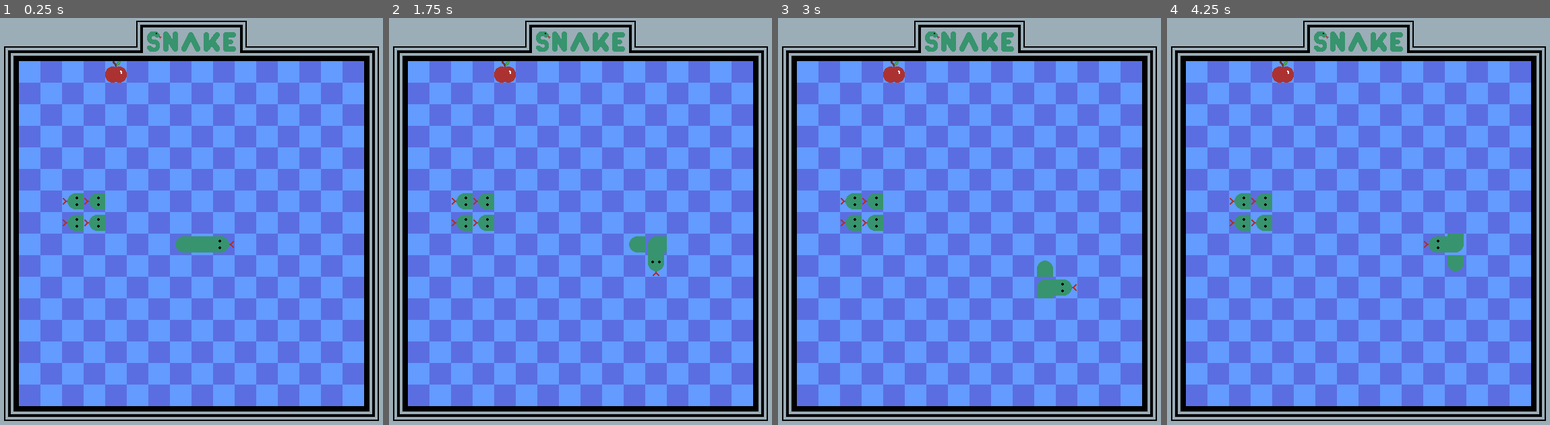
Above: before the commit, frames 1-4 (left to right).
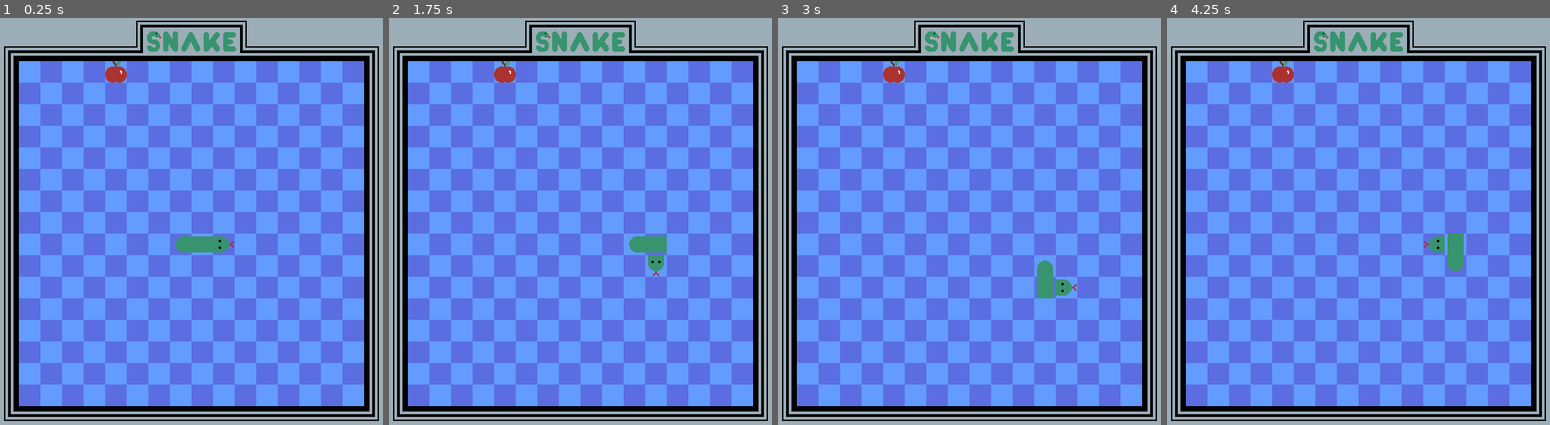
Above: after the commit, the same moments.

Repository: conor-wilson/snake
Game: Godot game, scene res://scenes/snake.tscn
The game is run twice, just before and just after one commit, with the same random seed, the same clock (stepped at 60 frames per second) and the same inputs.
Inputs:
- Up to frame 1 (0.25 s): no input
- Up to frame 2 (1.75 s): tap Enter at 0.5 s; hold Right (move_right) 0.53-1.28 s; hold Down (move_down) from 1.28 s (still down)
- Up to frame 3 (3 s): tap Space at 2 s; release Down (move_down) at 2.03 s; hold Right (move_right) 2.03-2.78 s; hold Up (move_up) from 2.78 s (still down)
- Up to frame 4 (4.25 s): tap Enter at 3.5 s; release Up (move_up) at 3.53 s; hold Left (move_left) from 3.53 s (still down)

The runs differ from the first frame. In frame 1, 0.6% of the frame differs, in the area x 16-28%, y 43-53%; in frame 2, 0.7%, in the area x 16-72%, y 43-59%; in frame 3, 0.7%; in frame 4, 0.7%.

Commit message:
Refactored SnakeTile type to be a class that just holds values, and refactored snakeTiles array to be of type Array[SnakeTile]

Diff:
--- a/scenes/snake.gd
+++ b/scenes/snake.gd
@@ -1,16 +1,20 @@
 extends TileMap
 
-var snakeTiles : Array   # The array of coordinates that the snake occupies
-var snakeTileDirections : Array
-var direction  : Vector2 # The cardinal direction of the snake's head
+var snakeTiles : Array[SnakeTile] # The array of coordinates that the snake occupies
+var direction  : Vector2          # The cardinal direction of the snake's head
 
 # Called when the node enters the scene tree for the first time.
 func _ready():
 
 	# Set the snake and apple to their starting positions
 	direction = Vector2.RIGHT
-	snakeTiles = [Vector2i(11, 10), Vector2i(10, 10), Vector2i(9, 10)]
-	snakeTileDirections = [Vector2.RIGHT, Vector2.RIGHT, Vector2.RIGHT]
+	snakeTiles = [
+		SnakeTile.new("head", Vector2i(11,10), Vector2.RIGHT, Vector2.LEFT),
+		SnakeTile.new("body", Vector2i(10,10), Vector2.RIGHT, Vector2.LEFT),
+		SnakeTile.new("tail", Vector2i(9,10),  Vector2.RIGHT, Vector2.LEFT),
+	]
+	for s in snakeTiles:
+		print(s.get_type(), s.get_coords())
 	renderNewSnake()
 	set_apple_cell()
 
@@ -22,23 +26,23 @@
 func renderNewSnake():
 
 	# Render head
-	set_head_cell(snakeTiles[0], snakeTileDirections[0])
+	set_head_cell(snakeTiles[0])
 
 	# Render body
 	var len = snakeTiles.size()
 	for i in range(len-2):
-		set_body_cell(snakeTiles[i+1], snakeTileDirections[i], snakeTileDirections[i+1])
+		set_body_cell(snakeTiles[i+1])
 
 	# Render tail
-	set_tail_cell(snakeTiles[len-1], snakeTileDirections[len-1])
+	set_tail_cell(snakeTiles[len-1])
 
 # TODO: Descriptor
 # TODO: Change the direction vectors to not always be Vector2.RIGHT
 func renderSnakeUpdate(oldTailCoords: Vector2i = Vector2i(-1,-1)):
 	erase_cell(1, oldTailCoords)
-	set_head_cell(snakeTiles[0], snakeTileDirections[0])
-	set_body_cell(snakeTiles[1], snakeTileDirections[0], snakeTileDirections[1])
-	set_tail_cell(snakeTiles[snakeTiles.size()-1], snakeTileDirections[snakeTileDirections.size()-1])
+	set_head_cell(snakeTiles[0])
+	set_body_cell(snakeTiles[1])
+	set_tail_cell(snakeTiles[snakeTiles.size()-1])
 
 
 ## ------------- Snake Movement Functions -------------- ##
@@ -67,54 +71,60 @@
 func moveSnake():
 
 	# Obtain the next location for the snake's head
-	var newHeadCoords = snakeTiles[0] + Vector2i(direction)
+	var newHeadTile = SnakeTile.new(
+		"head",
+		snakeTiles[0].get_coords() + Vector2i(direction),
+		direction,
+		direction, # TODO: back_dir
+	)
 
 	# Move the snake according to what sort of tile it's about to run into:
 
 	# Case where the snake eats the apple
-	if get_cell_atlas_coords(1, newHeadCoords) == Vector2i(2,1):
-		snakeTiles.push_front(newHeadCoords)
-		snakeTileDirections.push_front(direction)
+	var next_tile_atlas_coords = get_cell_atlas_coords(1, newHeadTile.get_coords())
+	if get_cell_atlas_coords(1, newHeadTile.get_coords()) == Vector2i(2,1):
+		snakeTiles.push_front(newHeadTile)
 		renderSnakeUpdate()
 		set_apple_cell()
 
-	# Case where the snake something other than the apple
-	elif get_cell_tile_data(1, newHeadCoords) != null:
+	# Case where the snake something other than the apple TODO: Swap these around so this is at the bottom
+	elif get_cell_tile_data(1, newHeadTile.get_coords()) != null:
 		# TODO: Make the snake die here.
 		return
 
 	# Case where the snake hits nothing
 	else:
-		snakeTiles.push_front(newHeadCoords) # TODO: Is this repeated code okay?
-		snakeTileDirections.push_front(direction)
-		snakeTileDirections.pop_back()
-		renderSnakeUpdate(snakeTiles.pop_back())
+		snakeTiles.push_front(newHeadTile) # TODO: Is this repeated code okay?
+		renderSnakeUpdate(snakeTiles.pop_back().get_coords())
 
 
 ## --------------- Cell Setter Functions --------------- ##
 
 # TODO: Descriptor
-func set_head_cell(coords: Vector2i, direction: Vector2):
-	var altID = cardinal_to_alt_id(direction)
-	set_cell(1, coords, 0, Vector2(3,0), altID)
+func set_head_cell(snake_tile : SnakeTile):
+	print(snake_tile.get_type(), snake_tile.get_coords())
+	var altID = cardinal_to_alt_id(snake_tile.get_front_dir())
+	set_cell(1, snake_tile.get_coords(), 0, Vector2(3,0), altID)
 
 # TODO: Descriptor
-func set_body_cell(coords: Vector2i, dir1: Vector2, dir2: Vector2):
-	var vSum = dir1+dir2
+func set_body_cell(snake_tile : SnakeTile):
+	print(snake_tile.get_type(), snake_tile.get_coords())
+	var vSum = snake_tile.get_front_dir()+snake_tile.get_back_dir()
 
 	if vSum.length() == 0 || vSum.length() == 2:
 		# The direction vectors are the same or exactly opposite. This must be a straight body tile.
-		var altID = cardinal_to_alt_id(dir1)
-		set_cell(1, coords, 0, Vector2(4,0), (altID-1)%2+1)
+		var altID = cardinal_to_alt_id(snake_tile.get_front_dir())
+		set_cell(1, snake_tile.get_coords(), 0, Vector2(4,0), (altID-1)%2+1)
 	else:
 		# The direction vectors are not opposite. This must be a corner body tile.
 		var altID = cardinal_to_corner_alt_id(vSum)
-		set_cell(1, coords, 0, Vector2(5,0), altID)
+		set_cell(1, snake_tile.get_coords(), 0, Vector2(5,0), altID)
 
 # TODO: Descriptor
-func set_tail_cell(coords: Vector2i, direction: Vector2):
-	var altID = cardinal_to_alt_id(direction)
-	set_cell(1, coords, 0, Vector2(5,1), altID)
+func set_tail_cell(snake_tile : SnakeTile):
+	print(snake_tile.get_type(), snake_tile.get_coords())
+	var altID = cardinal_to_alt_id(snake_tile.get_front_dir())
+	set_cell(1, snake_tile.get_coords(), 0, Vector2(5,1), altID)
 
 # TODO: Descriptor
 func set_apple_cell():
--- a/scenes/snake.tscn
+++ b/scenes/snake.tscn
@@ -11,7 +11,7 @@
 layer_0/z_index = -1
 layer_0/tile_data = PackedInt32Array(18, 0, 0, 19, 65536, 0, 16, 0, 0, 17, 65536, 0, 14, 0, 0, 15, 65536, 0, 12, 0, 0,  …(6287 unchanged characters)…
 layer_1/name = "Game Level"
-layer_1/tile_data = PackedInt32Array(0, 131072, 0, 1, 131072 …(2745 unchanged characters)… 6, 805306369, 1179666, 65536, 1342177281, 524293, 1, 65536, 589828, 1, 65536, 524292, 1, 65536, 589829, 196608, 0)
+layer_1/tile_data = PackedInt32Array(0, 131072, 0, 1, 131072 …(2745 unchanged characters)… 6, 805306369, 1179666, 65536, 1342177281)
 layer_2/name = "Foreground"
 layer_2/z_index = 1
 layer_2/tile_data = PackedInt32Array()
--- /dev/null
+++ b/scenes/snake_tile.gd
@@ -0,0 +1,27 @@
+extends Node
+
+class_name SnakeTile
+
+var type       : String
+var coords     : Vector2i
+var front_dir  : Vector2
+var back_dir   : Vector2
+
+# Called when the node enters the scene tree for the first time.
+func _init(type:String, coords:Vector2i, front_dir:Vector2, back_dir:Vector2):
+	self.type = type
+	self.coords = coords
+	self.front_dir = front_dir
+	self.back_dir = back_dir
+
+func get_type() -> String:
+	return type
+
+func get_coords() -> Vector2i:
+	return coords
+
+func get_front_dir() -> Vector2:
+	return front_dir
+
+func get_back_dir() -> Vector2:
+	return back_dir
--- /dev/null
+++ b/scenes/snake_tile.tscn
@@ -0,0 +1,6 @@
+[gd_scene load_steps=2 format=3 uid="uid://cbccndv50vjww"]
+
+[ext_resource type="Script" path="res://scenes/snake_tile.gd" id="2_cnjhm"]
+
+[node name="SnakeTile" type="Node"]
+script = ExtResource("2_cnjhm")
--- a/scenes/snake_tiles.tres
+++ b/scenes/snake_tiles.tres
@@ -1,7 +1,7 @@
 [gd_resource type="TileSet" load_steps=6 format=3 uid="uid://kmmw4pd0nka5"]
 
 [ext_resource type="Texture2D" uid="uid://di3c1jwyafo16" path="res://art/snakeTiles32.png" id="1_u365x"]
-[ext_resource type="PackedScene" uid="uid://cbccndv50vjww" path="res://snake_tile.tscn" id="2_1bkni"]
+[ext_resource type="PackedScene" uid="uid://cbccndv50vjww" path="res://scenes/snake_tile.tscn" id="2_1bkni"]
 
 [sub_resource type="TileMapPattern" id="TileMapPattern_u6t0o"]
 tile_data = PackedInt32Array(0, 0, 0, 65536, 65536, 0, 1, 65536, 0, 65537, 0, 0)
@@ -65,6 +65,7 @@
 
 [sub_resource type="TileSetScenesCollectionSource" id="TileSetScenesCollectionSource_bwono"]
 scenes/1/scene = ExtResource("2_1bkni")
+scenes/1/display_placeholder = ExtResource("2_1bkni")
 
 [resource]
 tile_size = Vector2i(32, 32)
--- a/snake_tile.gd
+++ /dev/null
@@ -1,32 +0,0 @@
-extends Sprite2D
-
-@export var coords : Vector2i
-var front : Vector2
-var back  : Vector2
-
-# Constants for easily setting the texture region_rect
-const TILE_WIDTH = 32
-const HEAD_TEXTURE_REGION     = Rect2(TILE_WIDTH*3, TILE_WIDTH*0, TILE_WIDTH, TILE_WIDTH)
-const STRAIGHT_TEXTURE_REGION = Rect2(TILE_WIDTH*4, TILE_WIDTH*0, TILE_WIDTH, TILE_WIDTH)
-const CORNER_TEXTURE_REGION   = Rect2(TILE_WIDTH*5, TILE_WIDTH*0, TILE_WIDTH, TILE_WIDTH)
-const TAIL_TEXTURE_REGION     = Rect2(TILE_WIDTH*5, TILE_WIDTH*1, TILE_WIDTH, TILE_WIDTH)
-
-
-# Called when the node enters the scene tree for the first time.
-func _init(type:String, coords:Vector2i, front_dir:Vector2, back_dir:Vector2):
-	coords = coords
-	region_rect = HEAD_TEXTURE_REGION
-	rotate(PI)
-
-func set_texture_from_type(type:String):
-	match type:
-		"head":
-			region_rect = HEAD_TEXTURE_REGION
-		"body":
-			region_rect = STRAIGHT_TEXTURE_REGION # TODO: Add option for corner
-		"tail":
-			region_rect = TAIL_TEXTURE_REGION
-
-# Called every frame. 'delta' is the elapsed time since the previous frame.
-func _process(delta):
-	pass
--- a/snake_tile.tscn
+++ /dev/null
@@ -1,10 +0,0 @@
-[gd_scene load_steps=3 format=3 uid="uid://cbccndv50vjww"]
-
-[ext_resource type="Texture2D" uid="uid://di3c1jwyafo16" path="res://art/snakeTiles32.png" id="1_ii7ss"]
-[ext_resource type="Script" path="res://snake_tile.gd" id="1_tjvjt"]
-
-[node name="SnakeTile" type="Sprite2D"]
-texture = ExtResource("1_ii7ss")
-region_enabled = true
-region_rect = Rect2(96, 0, 32, 32)
-script = ExtResource("1_tjvjt")
